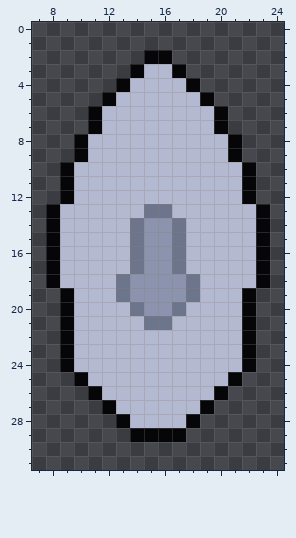
One commit to this pixel-art file: Assets/Sprites/Ships/Proto/Hulls/Swift Hull.aseprite. Above: the version before the commit.
32x32 pixels, 1 frame. Shown: x 7..24, y 0..31.
And afterwards:
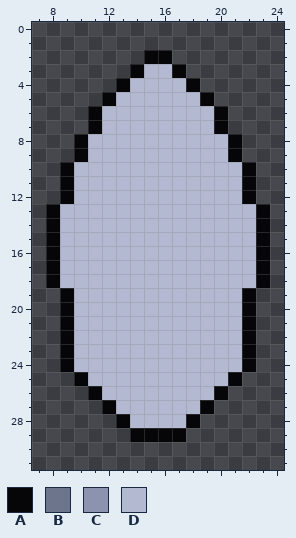
Palette (. is transparent): A #060608  B #6d758d  C #8b93af  D #b3b9d1
Difference:
@@ x 11..20 @@
 12 DDDDDDDDDD
-13 DDDDBBDDDD
-14 DDDBCCBDDD
-15 DDDBCCBDDD
-16 DDDBCCBDDD
-17 DDDBCCBDDD
-18 DDBCCCCBDD
-19 DDBCCCCBDD
-20 DDDBCCBDDD
-21 DDDDBBDDDD
+13 DDDDDDDDDD
+14 DDDDDDDDDD
+15 DDDDDDDDDD
+16 DDDDDDDDDD
+17 DDDDDDDDDD
+18 DDDDDDDDDD
+19 DDDDDDDDDD
+20 DDDDDDDDDD
+21 DDDDDDDDDD
 22 DDDDDDDDDD
Changed places in both pictures, as pixel boxes (x1, y1, x2, y2):
changed: (116, 204, 200, 330)
